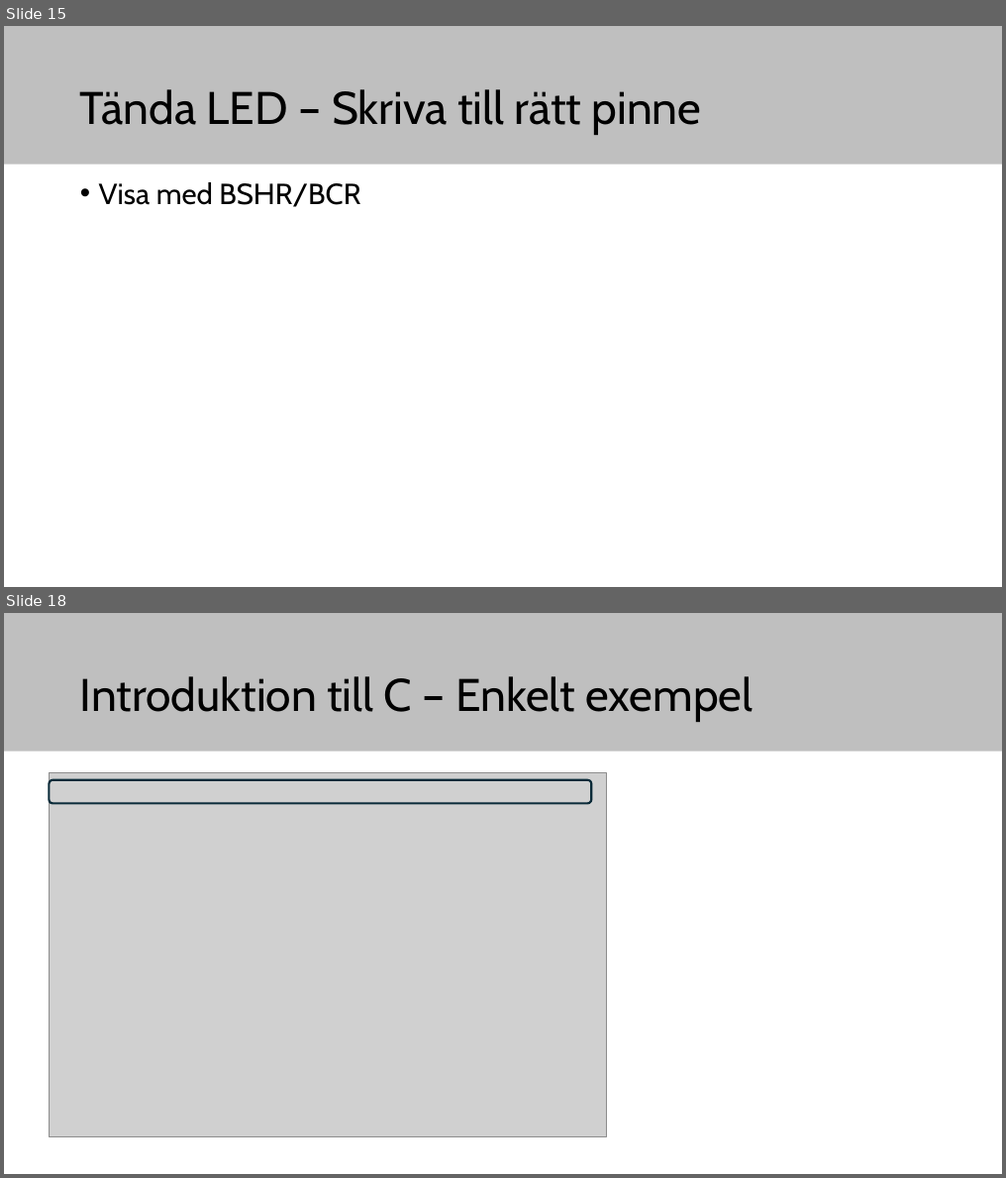
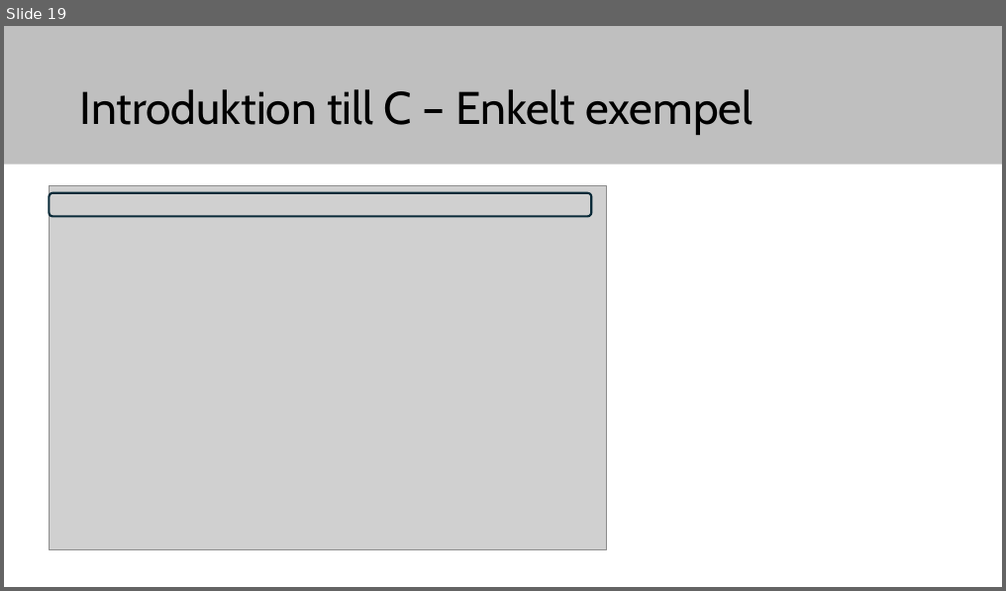
Before and after one commit to elias-at-chalmers/mop-lecture_notes-mirror, a slide deck: slides/lecture04-intro-gpio-c.pptx. Shown one above the other, each under a label of ours: slides 15 and 18 before the commit, slide 19 after it; the slides between them are not shown. The pictures are 1006x1178 and 1006x591 pixels, drawn with LibreOffice and Linux fonts; fonts in the diff are those of the drawing; grey boxes stand for pictures. Boxes give left, top, right and bottom in pixels: in the first picture for what was removed or moved away, otherwise in the second. Text is boxed around its words. In the diff, an @@ line names an element or a change of style, - is before the commit and + after.

```diff
--- a/slides/lecture04-intro-gpio-c.pptx
+++ b/slides/lecture04-intro-gpio-c.pptx
@@ slide 15 removed at (x1=4, y1=26, x2=1002, y2=587), background #FFFFFF; not listed: 1 template element that a slide beside it also shows @@
@@ title removed at (x1=80, y1=89, x2=702, y2=135) @@
-Tända LED – Skriva till rätt pinne
@@ text removed at (x1=99, y1=182, x2=360, y2=207) @@
-• Visa med BSHR/BCR
@@ what was slide 18 is now slide 19 @@
```
Also in this commit, not shown: 6 slides changed, 5 slides added, 2 other slides removed, 1 other file.
